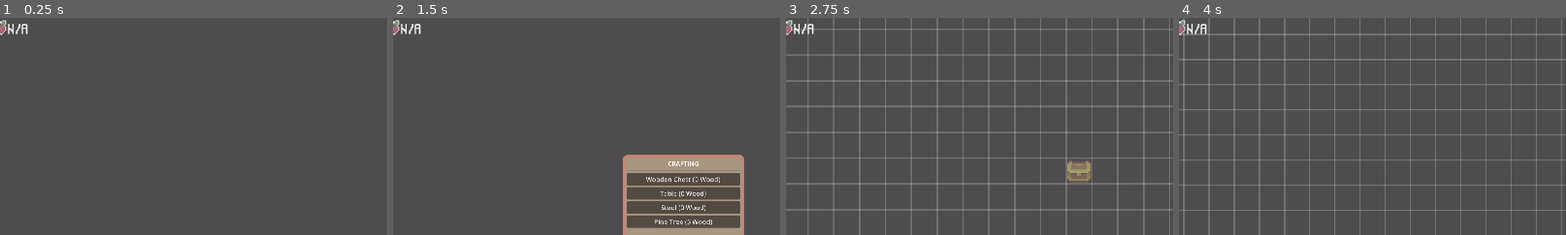
Above: before the commit, frames 1-4 (left to right).
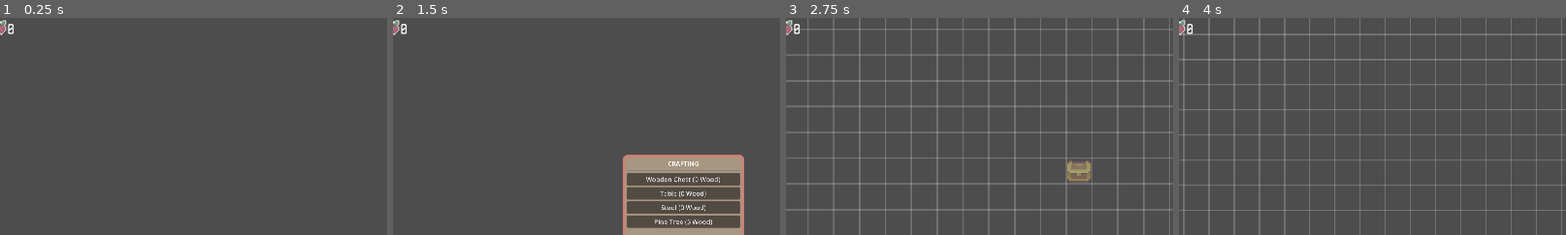
Above: after the commit, the same moments.

Repository: Cibelette/idydlle-New
Game: Godot game, scene res://Scenes/game.tscn
The game is run twice, just before and just after one commit, with the same random seed, the same clock (stepped at 60 frames per second) and the same inputs.
Inputs (mouse positions are % of the whole screen's width and height, from its top left):
- Up to frame 1 (0.25 s): no input
- Up to frame 2 (1.5 s): tap Enter at 0.5 s; move the mouse to (72, 45) at 0.52 s; hold D (move_right) 0.53-1.25 s; hold C (toggle_crafting) 0.53-1.25 s; click (72, 45) at 0.67 s; drag from (30, 55) to (45, 70) at 1.27 s
- Up to frame 3 (2.75 s): click "Wooden Chest (0 Wood)" at 2 s
- Up to frame 4 (4 s): move the mouse to (60, 28) at 2.77 s; hold D (move_right) 2.78-3.5 s; tap Mouse wheel down (zoom_out) at 2.85 s; drag from (45, 70) to (20, 35) at 3.52 s
The pictures show only the part of the screen within x 13-62%, y 0-50%; the shares and areas given below are measured in that part.

The runs differ from the first frame. In frame 1, 0.1% of the frame differs, in the area x 2-8%, y 2-8%; in frame 2, 0.1%; in frame 3, 0.1%; in frame 4, 0.1%.

Commit message:
added ressource manager script

Diff:
--- a/Scripts/CraftingMenu.gd
+++ b/Scripts/CraftingMenu.gd
@@ -43,17 +43,9 @@
 # Generic crafting function using Resource
 func craft_item(item_data: FurnitureData):
 	# Check if we can afford all resources
-	var can_afford = true
-	for res_type in item_data.costs:
-		if Global.ressource_inventory.get(res_type, 0) < item_data.costs[res_type]:
-			can_afford = false
-			print("Not enough ", res_type, " to craft ", item_data.name)
-			break
-
-	if can_afford:
+	if ResourcesManager.can_afford_multiple(item_data.costs):
 		# Spend all resources
-		for res_type in item_data.costs:
-			Global.spend_resource(res_type, item_data.costs[res_type])
+		ResourcesManager.spend_multiple(item_data.costs)
 
 		var new_item = item_data.scene.instantiate()
 		if "furniture_data" in new_item:
@@ -63,3 +55,5 @@
 			new_item.is_placed = false
 		item_crafted.emit(new_item)
 		crafting_panel.visible = false
+	else:
+		print("Not enough resources to craft ", item_data.name)
--- a/Scripts/Creature.gd
+++ b/Scripts/Creature.gd
@@ -60,11 +60,11 @@
 
 func _on_timer_timeout():
 	if data:
-		Global.add_resource(data.resource_type, data.produce_amount)
+		ResourcesManager.add_resource(data.resource_type, data.produce_amount)
 		print(data.species_name, " dit : ", data.sound_text)
 	else:
 		# Fallback if no data is assigned
-		Global.add_resource("Wood", 1)
+		ResourcesManager.add_resource("Wood", 1)
 		print("Une créature inconnue produit du bois...")
 
 ## Allows you to inject custom data at runtime (e.g. for evolutions)
--- a/Scripts/Global.gd
+++ b/Scripts/Global.gd
@@ -1,68 +1,9 @@
 @tool
 extends Node
 
-signal ressource_inventory_updated
 signal furniture_placed(item: Node2D)
-
-@export var resource_definitions: Array[ResourceVisualData] = []
-
-func _ready():
-	_load_resource_definitions()
-
-func _load_resource_definitions():
-	var path = "res://Ressources/"
-	var dir = DirAccess.open(path)
-	if dir:
-		dir.list_dir_begin()
-		var file_name = dir.get_next()
-		while file_name != "":
-			if not dir.current_is_dir() and file_name.ends_with(".tres"):
-				var res = load(path + file_name)
-				if res is ResourceVisualData:
-					resource_definitions.append(res)
-			file_name = dir.get_next()
-	print("Loaded ", resource_definitions.size(), " resource definitions.")
-
-# Helper to quickly find data
-func get_resource_data(type: String) -> ResourceVisualData:
-	for res in resource_definitions:
-		if res and res.type == type:
-			return res
-	return null
-
-# A Dictionary is perfect for keeping track of multiple resource types
-var ressource_inventory = {
-	"Wood": 0,
-	"Berry": 0,
-	"Stone": 0
-}
 
 var grid_size: int = 16
 
 func snap_to_grid(pos: Vector2) -> Vector2:
 	return (pos / grid_size).floor() * grid_size + Vector2(grid_size / 2.0, grid_size / 2.0)
-
-
-func add_resource(type: String, amount: int):
-	if ressource_inventory.has(type):
-		ressource_inventory[type] += amount
-		print("Gained ", amount, " ", type, "! Total: ", ressource_inventory[type])
-		# This is where you would tell your HUD to update its text
-		ressource_inventory_updated.emit()
-
-	else:
-		print("Error: Resource type '", type, "' doesn't exist in inventory!")
-
-func spend_resource(type: String, amount: int) -> bool:
-	if ressource_inventory.has(type):
-		if ressource_inventory[type] >= amount:
-			ressource_inventory[type] -= amount
-			print("Spent ", amount, " ", type, "! Remaining: ", ressource_inventory[type])
-			ressource_inventory_updated.emit()
-			return true
-		else:
-			print("Not enough ", type, "!")
-			return false
-	else:
-		print("Error: Resource type '", type, "' doesn't exist in inventory!")
-		return false
--- a/Scripts/ResourceCounter.gd
+++ b/Scripts/ResourceCounter.gd
@@ -11,26 +11,23 @@
 	# Mettre à jour le texte immédiatement
 	update_display()
 	# Se connecter au signal global
-	Global.ressource_inventory_updated.connect(update_display)
+	ResourcesManager.inventory_updated.connect(update_display)
 
 func setup_counter():
-	var data = Global.get_resource_data(resource_type)
+	var data = ResourcesManager.get_resource_data(resource_type)
 	if data:
 		if sprite and data.sprite:
 			sprite.texture = data.sprite
 			sprite.region_enabled = false
 	else:
-		print("Warning: Resource type '", resource_type, "' not found in Global.resource_definitions")
+		print("Warning: Resource type '", resource_type, "' not found in ResourcesManager.resource_definitions")
 
 func update_display():
-	if Global.ressource_inventory.has(resource_type):
-		var amount = Global.ressource_inventory[resource_type]
-		var display_text = str(amount)
+	var amount = ResourcesManager.get_amount(resource_type)
+	var display_text = str(amount)
 
-		var data = Global.get_resource_data(resource_type)
-		if show_name and data:
-			display_text = data.name + ": " + display_text
+	var data = ResourcesManager.get_resource_data(resource_type)
+	if show_name and data:
+		display_text = data.name + ": " + display_text
 
-		label.text = display_text
-	else:
-		label.text = "N/A"
+	label.text = display_text
--- /dev/null
+++ b/Scripts/ResourcesManager.gd
@@ -0,0 +1,107 @@
+extends Node
+
+# Signal emitted when any resource amount changes
+signal inventory_updated
+# Signal emitted for a specific resource change
+signal resource_changed(type: String, new_amount: int)
+
+@export var resource_definitions: Array[ResourceVisualData] = []
+
+# Internal inventory state: { "Wood": 10, "Stone": 5, ... }
+var inventory: Dictionary = {}
+
+func _ready():
+	_load_resource_definitions()
+	_initialize_inventory()
+
+## Automatically loads all .tres files from res://Ressources/
+func _load_resource_definitions():
+	var path = "res://Ressources/"
+	if not DirAccess.dir_exists_absolute(path):
+		print("ResourcesManager Error: Path ", path, " does not exist.")
+		return
+
+	var dir = DirAccess.open(path)
+	if dir:
+		dir.list_dir_begin()
+		var file_name = dir.get_next()
+		while file_name != "":
+			if not dir.current_is_dir() and file_name.ends_with(".tres"):
+				var res = load(path + file_name)
+				if res is ResourceVisualData:
+					resource_definitions.append(res)
+			file_name = dir.get_next()
+	print("ResourcesManager: Loaded ", resource_definitions.size(), " resource definitions.")
+
+## Ensures all defined resources are present in the inventory dictionary
+func _initialize_inventory():
+	for res in resource_definitions:
+		if res and res.type != "":
+			if not inventory.has(res.type):
+				inventory[res.type] = 0
+
+	# Default fallback resources if not defined in files
+	var defaults = ["Wood", "Stone", "Berry"]
+	for d in defaults:
+		if not inventory.has(d):
+			inventory[d] = 0
+
+## Returns the ResourceVisualData for a given resource type
+func get_resource_data(type: String) -> ResourceVisualData:
+	for res in resource_definitions:
+		if res and res.type == type:
+			return res
+	return null
+
+## Adds a specified amount of a resource
+func add_resource(type: String, amount: int):
+	if not inventory.has(type):
+		inventory[type] = 0
+
+	inventory[type] += amount
+	print("ResourcesManager: Gained ", amount, " ", type, "! Total: ", inventory[type])
+	resource_changed.emit(type, inventory[type])
+	inventory_updated.emit()
+
+## Spends a specified amount of a resource if available
+func spend_resource(type: String, amount: int) -> bool:
+	if can_afford(type, amount):
+		inventory[type] -= amount
+		print("ResourcesManager: Spent ", amount, " ", type, "! Remaining: ", inventory[type])
+		resource_changed.emit(type, inventory[type])
+		inventory_updated.emit()
+		return true
+
+	print("ResourcesManager: Not enough ", type, "!")
+	return false
+
+## Checks if the inventory has enough of a resource
+func can_afford(type: String, amount: int) -> bool:
+	return inventory.get(type, 0) >= amount
+
+## Checks if the inventory has enough for multiple costs (Dictionary of type: amount)
+func can_afford_multiple(costs: Dictionary) -> bool:
+	for type in costs:
+		if not can_afford(type, costs[type]):
+			return false
+	return true
+
+## Spends multiple resources at once
+func spend_multiple(costs: Dictionary) -> bool:
+	if not can_afford_multiple(costs):
+		return false
+
+	for type in costs:
+		inventory[type] -= costs[type]
+		resource_changed.emit(type, inventory[type])
+
+	inventory_updated.emit()
+	return true
+
+## Returns the current amount of a resource
+func get_amount(type: String) -> int:
+	return inventory.get(type, 0)
+
+## Returns the entire inventory dictionary
+func get_all_resources() -> Dictionary:
+	return inventory.duplicate()
--- a/project.godot
+++ b/project.godot
@@ -17,6 +17,7 @@
 
 [autoload]
 
+ResourcesManager="*res://Scripts/ResourcesManager.gd"
 Global="*uid://u50owy08q3dw"
 
 [display]
Not shown, added: Scripts/ResourcesManager.gd.uid
